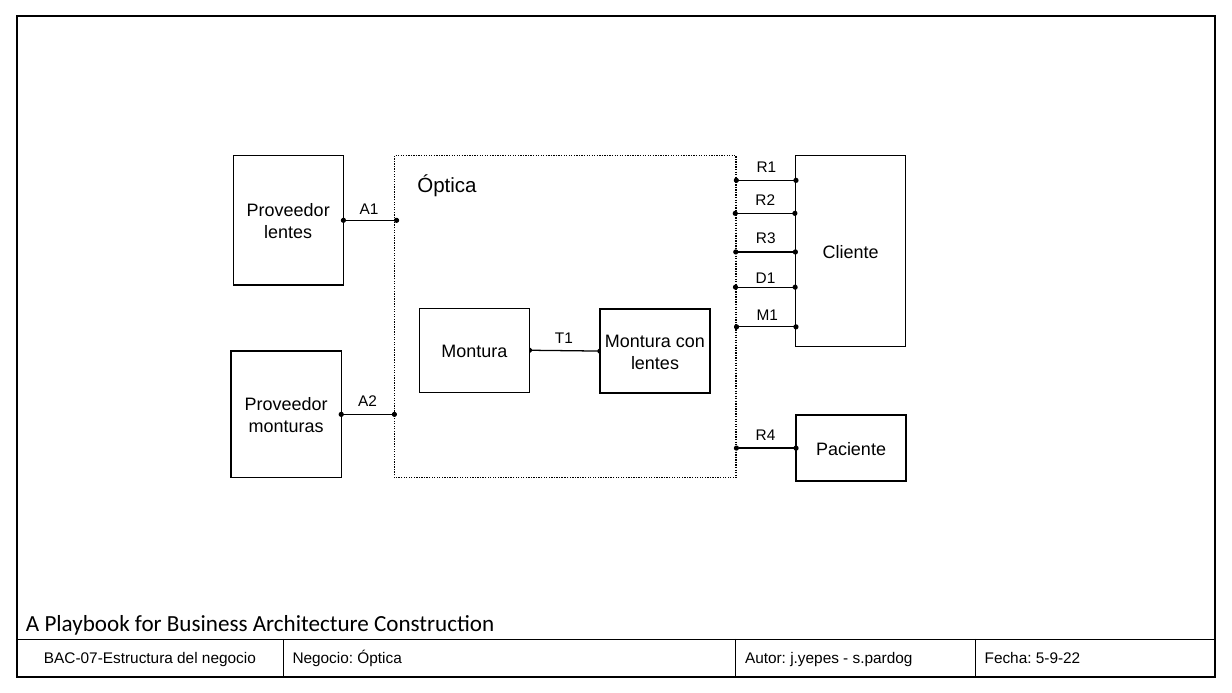
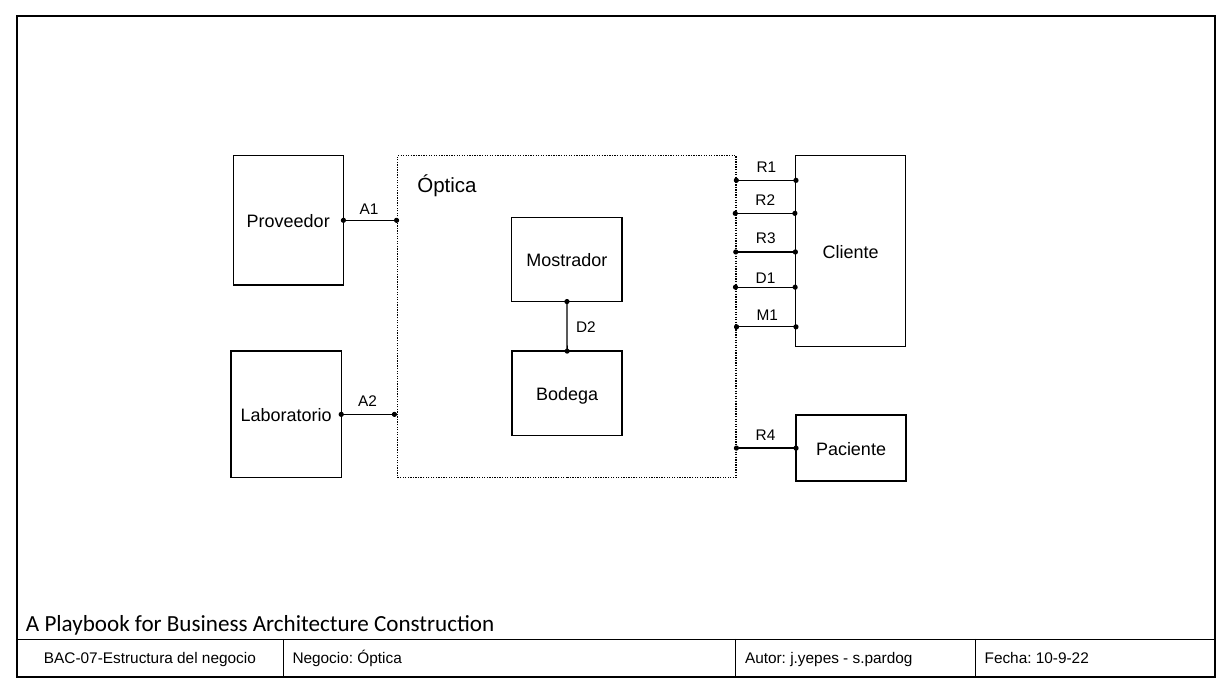
Before and after one commit to sergio-juandiego/arquiemp, a slide deck: slide 1 of HT-5/Optica BAC-07-Estructura del negocio.pptx. Drawn at 1232x693 pixels with LibreOffice and Linux fonts; fonts in the diff are those of the drawing. Boxes give left, top, right and bottom in pixels: in the first picture for what was removed or moved away, otherwise in the second. Text is boxed around its words. In the diff, an @@ line names an element or a change of style, - is before the commit and + after.

```diff
--- a/HT-5/Optica BAC-07-Estructura del negocio.pptx
+++ b/HT-5/Optica BAC-07-Estructura del negocio.pptx
@@ text in rectangle at [247,214,330,227]: text changed @@
-Proveedor lentes
+Proveedor
@@ rectangle added at [512,217,622,301], fill #FFFFFF, outline #000000 1 pt, 14 pt, text #000000 @@
+Mostrador
@@ double arrow moved from (530, 350) - (600, 351) to (567, 301) - (567, 351) @@
@@ text added at [576,321,596,332], 12 pt, text #000000 @@
+D2
@@ rectangle removed at [600,309,710,393] @@
-Montura con lentes
@@ rectangle "Bodega": place and size @@
-rectangle "Bodega" at [420,309,530,393]
+rectangle "Bodega" at [512,351,622,435]
@@ text removed at [555,332,573,343] @@
-T1
@@ text in rectangle at [536,387,598,404]: text changed @@
-Montura
+Bodega
@@ text in rectangle at [241,408,332,421]: text changed @@
-Proveedor monturas
+Laboratorio
@@ table at [17,640,1214,677] @@
-row 1, column 4: Fecha: 5-9-22
+row 1, column 4: Fecha: 10-9-22
```
Also in this commit, not shown: 8 other files.
